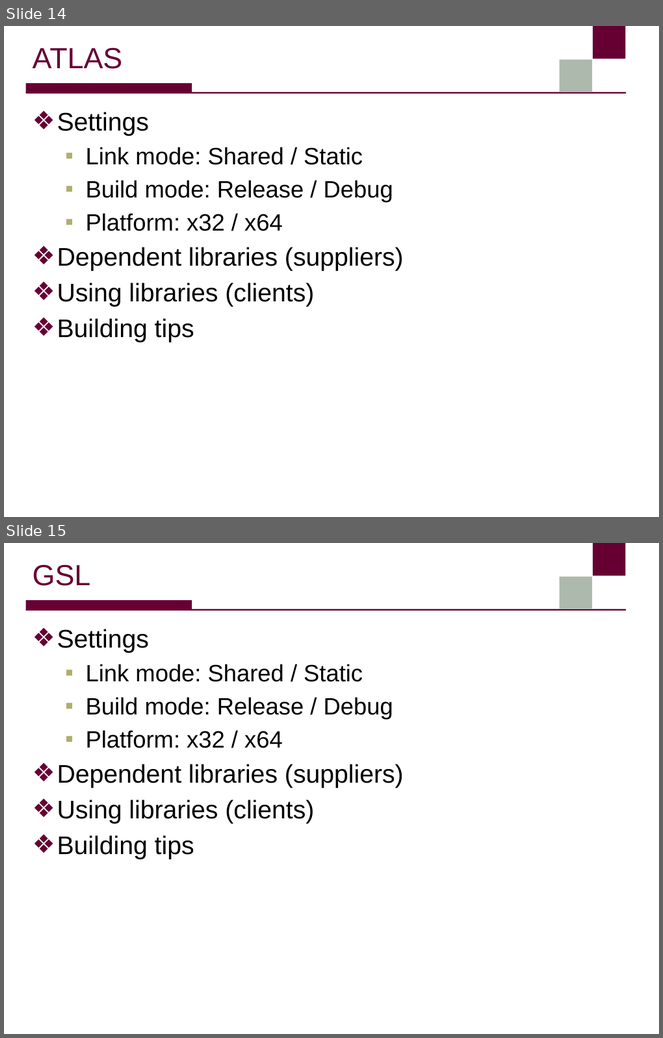
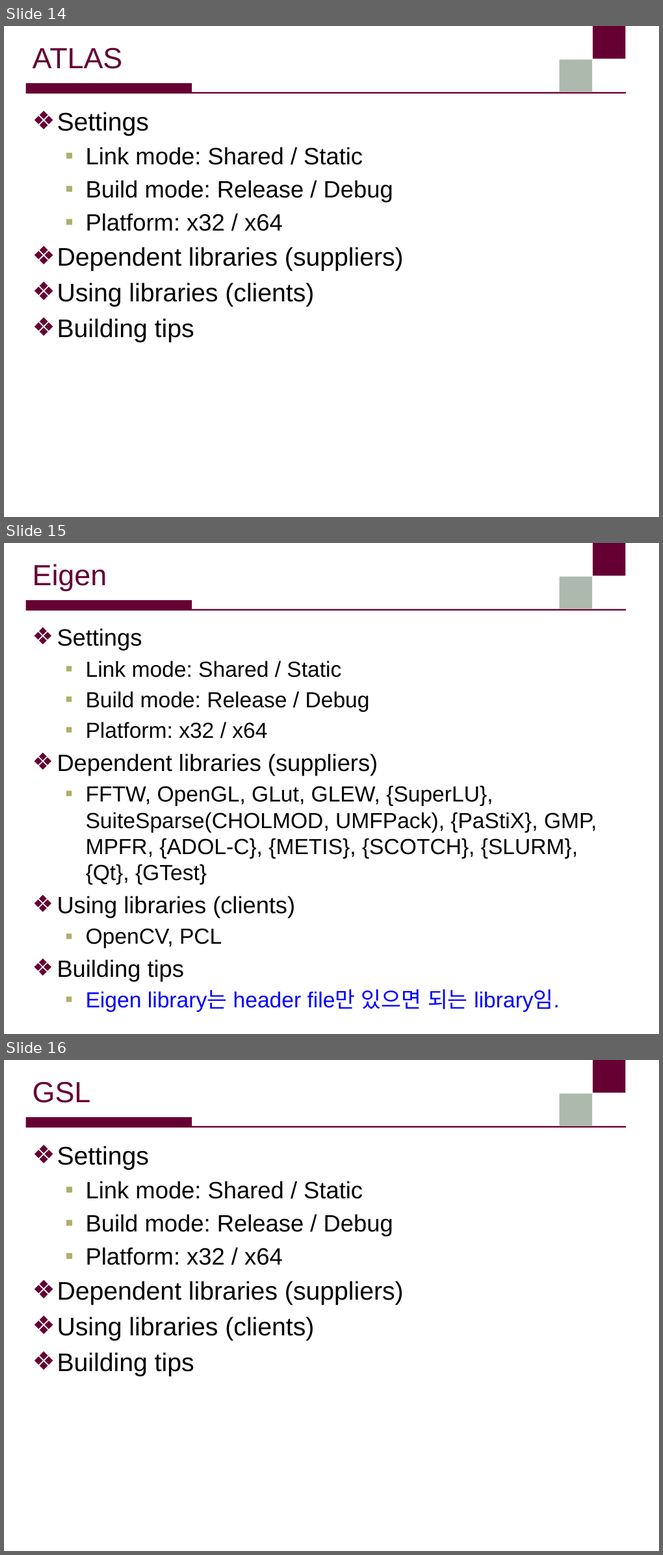
Before and after one commit to sangwook236/SWDT, a slide deck: sw_dev/cpp/external_library_dependency_cpp.pptx. Shown one above the other, each under a label of ours: slides 14 and 15 before the commit, slides 14, 15 and 16 after it. The pictures are 663x1038 and 663x1555 pixels, drawn with LibreOffice and Linux fonts; fonts in the diff are those of the drawing; background and template pictures are left out. Boxes give left, top, right and bottom in pixels: in the first picture for what was removed or moved away, otherwise in the second. Text is boxed around its words. In the diff, an @@ line names an element or a change of style, - is before the commit and + after.

```diff
--- a/sw_dev/cpp/external_library_dependency_cpp.pptx
+++ b/sw_dev/cpp/external_library_dependency_cpp.pptx
@@ slide 15 added at (4, 543, 659, 1034), background #FFFFFF; not listed: 4 template elements that a slide beside it also shows @@
@@ title added at (33, 564, 107, 591), 32 pt, text #660033 @@
+Eigen
@@ text added at (57, 628, 597, 1012), 24.1 pt, text #000000 @@
+❖ Settings
+  ▪ Link mode: Shared / Static
+  ▪ Build mode: Release / Debug
+  ▪ Platform: x32 / x64
+❖ Dependent libraries (suppliers)
+  ▪ FFTW, OpenGL, GLut, GLEW, {SuperLU}, SuiteSparse(CHOLMOD, UMFPack), {PaStiX}, GMP, MPFR, {ADOL-C}, {METIS}, {SCOTCH}, {SLURM}, {Qt}, {GTest}
+❖ Using libraries (clients)
+  ▪ OpenCV, PCL
+❖ Building tips
+  ▪ Eigen library는 header file만 있으면 되는 library임.
@@ what was slide 15 is now slide 16 @@
```
Also in this commit, not shown: 5 slides changed, 2 other slides added.
